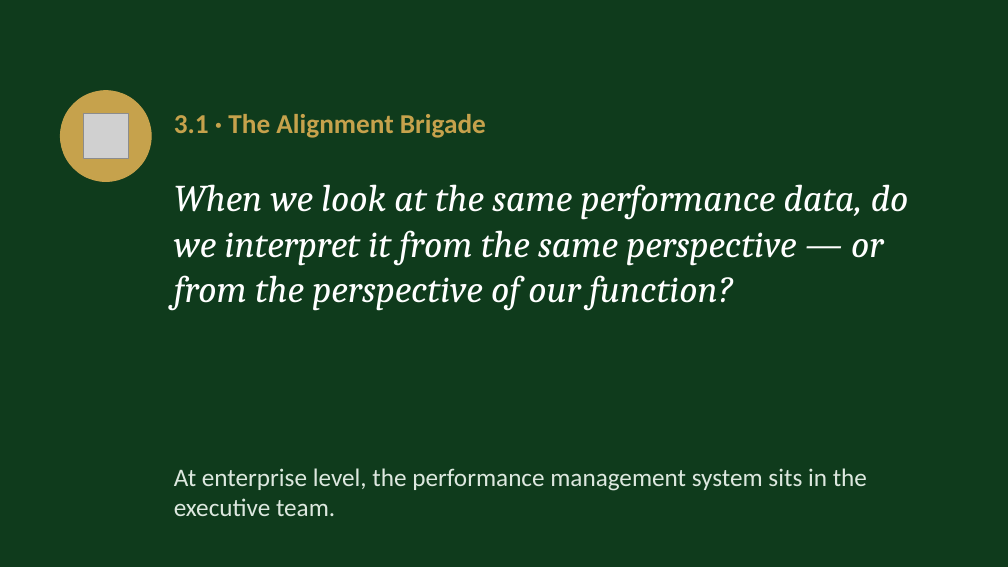
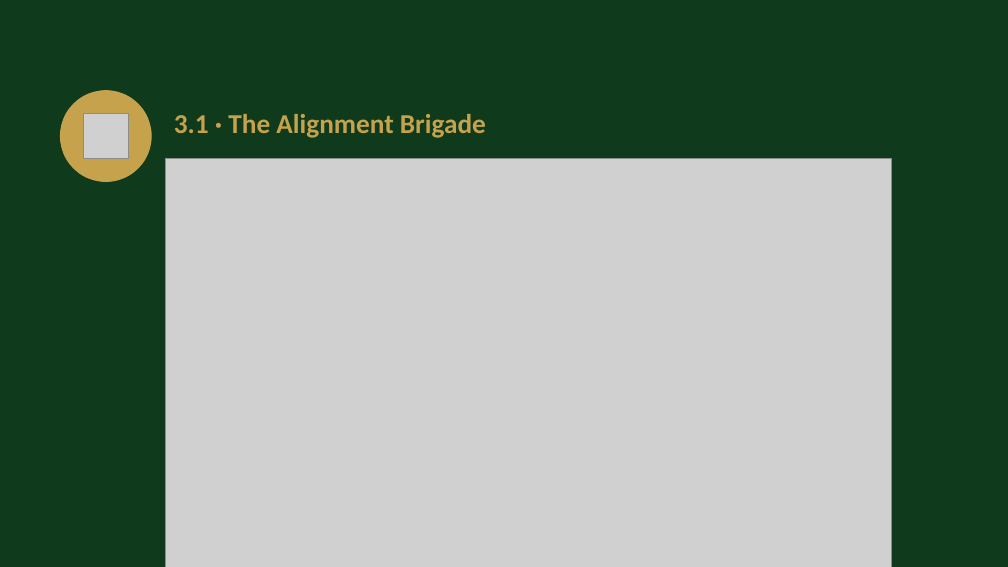
Before and after one commit to IBSL26/ibsl-platform, a slide deck: slide 18 of Unit decks/Unit 06 - Performance Management Setup.pptx (slide 16 before the commit). Drawn at 1008x567 pixels with LibreOffice and Linux fonts; fonts in the diff are those of the drawing; grey boxes stand for pictures. Boxes give left, top, right and bottom in pixels: in the first picture for what was removed or moved away, otherwise in the second. Text is boxed around its words. In the diff, an @@ line names an element or a change of style, - is before the commit and + after.

```diff
--- a/Unit decks/Unit 06 - Performance Management Setup.pptx
+++ b/Unit decks/Unit 06 - Performance Management Setup.pptx
@@ picture added at (166, 159, 891, 567) @@
@@ text removed at (174, 184, 909, 311) @@
-When we look at the same performance data, do we interpret it from the same perspective — or from the perspective of our function?
@@ text removed at (174, 468, 867, 516) @@
-At enterprise level, the performance management system sits in the executive team.
```
Also in this commit, not shown: 9 other slides changed, 6 slides added, 6 slides removed, 1 other file.
